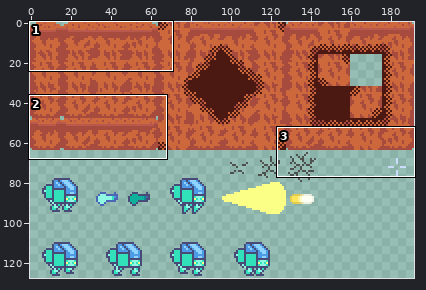
Sprite sheet: assets/images/spritesheet.png. Above: a wide view before the commit, with the close-up outlined.
Close-up. Before the edit:
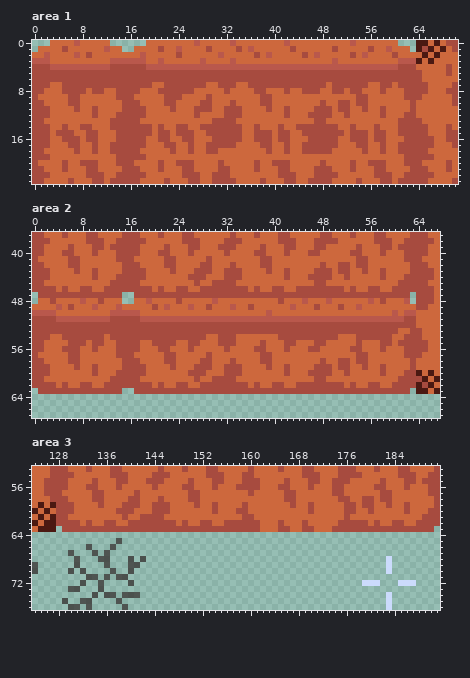
The file is 192x128 pixels. Shown: area 1: x 0..70, y 0..23; area 2: x 0..67, y 37..67; area 3: x 124..191, y 53..76. The commit also changed other parts of the picture, which this record leaves out.
The result:
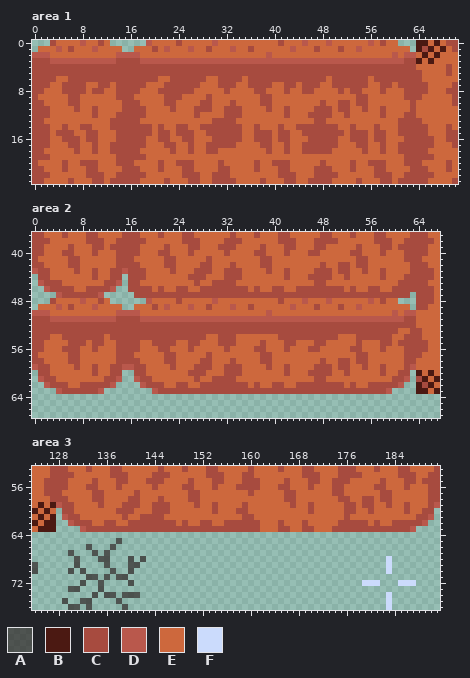
Palette (. is transparent): A #2e2323ae  B #4b1912  C #a74b3f  D #b9584c  E #cd683d  F #cbdbfc
Difference:
Area 1:
y 0: x 3 E -> C; x 7..8 DE -> ED; x 11 E -> C; x 19 E -> D; x 24 E -> C; x 27 D -> E; x 30 E -> D; x 33 D -> E; x 41..42 ED -> CE; x 45 E -> D; x 49 E -> D; x 53 D -> E; x 56 E -> D; x 58 E -> C
y 1: x 4..6 ECE -> DEC; x 10 E -> D; x 12 D -> E; x 20..22 ECE -> CED; x 24 D -> E; x 26 E -> D; x 33..34 EC -> DE; x 36 D -> C; x 43 C -> D; x 47 E -> C; x 50..51 CE -> EC; x 54 E -> D; x 56 C -> E; x 59 D -> E
y 2: x 0..1 EE -> DD; x 7 D -> E; x 9 C -> E; x 14..18 EEEED -> DDDDE; x 24 C -> E; x 31 D -> E; x 37 C -> E; x 45 C -> E; x 47 D -> E; x 53 C -> E; x 55 D -> E; x 60 C -> D; x 62..63 EE -> DD
y 3: x 0..12 DDDEEEEEEEEEE -> CCCDDDDDDDDDD; x 14..17 DDDD -> CCCC; x 19..20 EE -> DD; x 22..27 EEEEEE -> DDDDDD; x 29..32 EEEE -> DDDD; x 34..49 EEEEEEEEEEEEEEEE -> DDDDDDDDDDDDDDDD; x 51..60 EEEEEEEEEE -> DDDDDDDDDD; x 62..63 DD -> CC
y 4: x 3..12 DDDDDDDDDD -> CCCCCCCCCC; x 19..60 DDDDDDDDDDDDDDDDDDDDDDDDDDDDDDDDDDDDDDDDDD -> CCCCCCCCCCCCCCCCCCCCCCCCCCCCCCCCCCCCCCCCCC
y 6: x 4..5 CC -> EE; x 21..22 CC -> EE; x 29..30 CC -> EE; x 35 C -> E; x 49 C -> E; x 56 C -> E
y 7: x 9..10 CC -> EE; x 13 C -> E; x 19 C -> E; x 28 C -> E; x 40..41 CC -> EE; x 44 C -> E; x 48 C -> E
y 8: x 47 C -> E; x 50 C -> E
Area 2:
y 42: x 14 E -> C
y 43: x 0 C -> D; x 13..15 EEC -> CCD
y 44: x 0 C -> .; x 13 E -> C; x 15 C -> .
y 45: x 0..4 CCEEE -> .DCCC; x 12 E -> C; x 14..15 CC -> D.
y 46: x 0..2 CCC -> ..D; x 4 E -> C; x 6 E -> C; x 8 C -> E; x 10..11 EE -> CC; x 13..15 CCC -> D..
y 47: x 1..4 CCCC -> ...D; x 11..14 CCCC -> D...
y 48: x 1..2 EE -> ..; x 13..14 EE -> ..; x 17..18 EE -> ..; x 61..62 ED -> ..
y 49: x 0 E -> .; x 14..16 DEE -> E..; x 63 E -> .
y 50: x 3 D -> E; x 13 D -> E
y 51: x 3 C -> D; x 13 C -> D
y 58: x 14 E -> C; x 62 E -> C
y 59: x 0 C -> D; x 13..16 EECC -> CCDD; x 62..63 EC -> CD
y 60: x 0 C -> .; x 13 E -> C; x 15..16 CC -> ..; x 61 E -> C; x 63 C -> .
y 61: x 0..3 CCEE -> .DCC; x 12 E -> C; x 14..19 CCCCEE -> D..DCC; x 60 E -> C; x 62..63 CC -> D.
y 62: x 0..2 CCC -> ..D; x 4 E -> C; x 10..11 EE -> CC; x 13..18 CCCCCC -> D....D; x 20 E -> C; x 58..59 EE -> CC; x 61..63 CCC -> D..
y 63: x 1..4 CCCC -> ...D; x 11..14 CCCC -> D...; x 17..20 CCCC -> ...D; x 59..62 CCCC -> D...
Area 3:
y 58: x 190 E -> C
y 59: x 128 C -> D; x 190..191 EC -> CD
y 60: x 128 C -> .; x 189 E -> C; x 191 C -> .
y 61: x 128..131 CCEE -> .DCC; x 188 E -> C; x 190..191 CC -> D.
y 62: x 128..130 CCC -> ..D; x 132 E -> C; x 186..187 EE -> CC; x 189..191 CCC -> D..
y 63: x 129..132 CCCC -> ...D; x 187..190 CCCC -> D...
